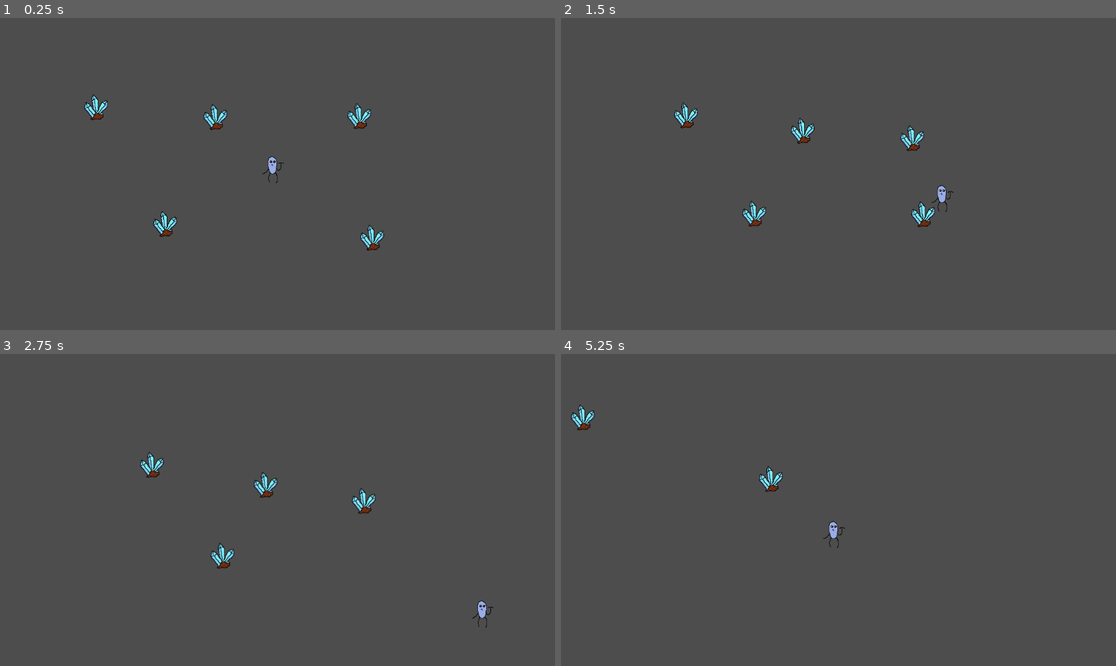
Above: before the commit, frames 1-4 (two rows, left to right).
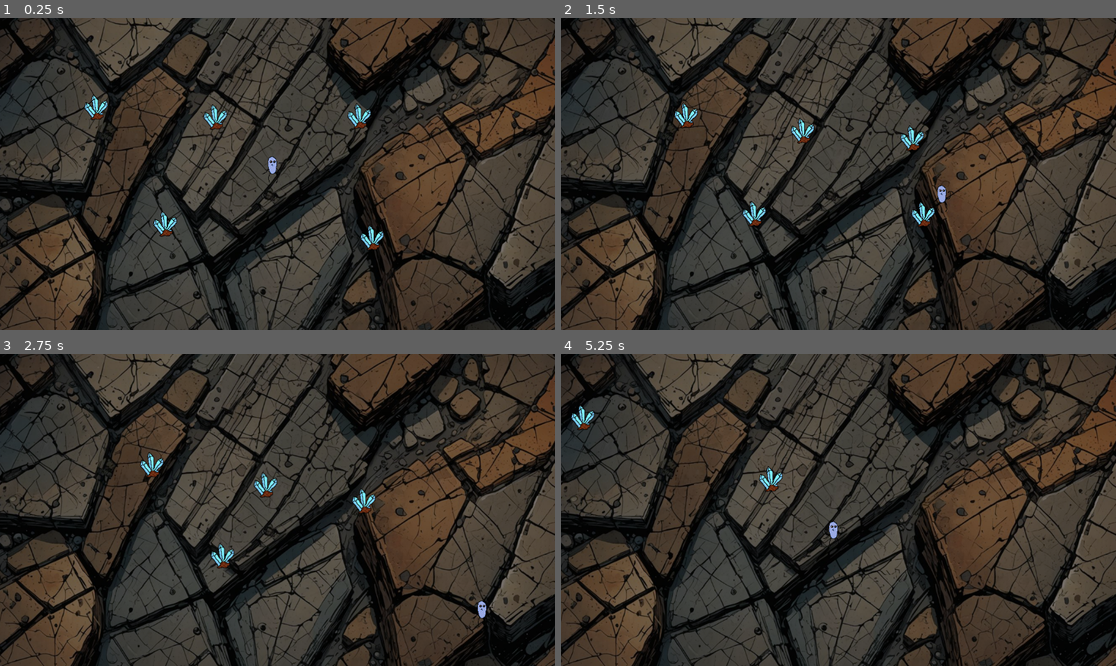
Above: after the commit, the same moments.

Repository: Lost-Rabbit-Digital/PickaxePioneer
Game: Godot game, scene res://mainGame.tscn
Two runs of this game, one before a commit and one after it. Both use one fixed random seed, a clock stepped at 60 frames per second and the inputs below.
Inputs:
- Up to frame 1 (0.25 s): no input
- Up to frame 2 (1.5 s): hold Right (ui_right) 0.53-1.28 s; hold Down (ui_down) from 1.28 s (still down)
- Up to frame 3 (2.75 s): release Down (ui_down) at 2.03 s; hold Right (ui_right) from 2.03 s (still down)
- Up to frame 4 (5.25 s): release Right (ui_right) at 2.78 s; hold Up (ui_up) 2.78-3.53 s; hold Left (ui_left) 3.53-5.03 s; hold Down (ui_down) from 5.03 s (still down)

The runs differ from the first frame. In frame 1, 66% of the frame differs, in the area x 0-100%, y 0-100%; in frame 2, 66%; in frame 3, 66%; in frame 4, 66%.

Commit message:
Adding background and seeking logic

Diff:
--- a/mainGame.tscn
+++ b/mainGame.tscn
@@ -1,15 +1,22 @@
-[gd_scene load_steps=6 format=3 uid="uid://dhoarc3cdxklh"]
+[gd_scene load_steps=7 format=3 uid="uid://dhoarc3cdxklh"]
 
 [ext_resource type="Script" path="res://PlayerCharacter.gd" id="1_8avol"]
 [ext_resource type="Texture2D" uid="uid://d2ydo7dis1gpy" path="res://basic_hero.png" id="2_1c2mr"]
 [ext_resource type="PackedScene" uid="uid://mm4p8wa1y38k" path="res://mineral.tscn" id="3_4fshc"]
 [ext_resource type="Script" path="res://mineral_spawner.gd" id="4_e52ow"]
+[ext_resource type="Texture2D" uid="uid://caj7bees44qsk" path="res://background.jpg" id="5_8fhnp"]
 
 [sub_resource type="CapsuleShape2D" id="CapsuleShape2D_k1s5n"]
 radius = 15.0
 height = 44.0
 
 [node name="Node2D" type="Node2D"]
+
+[node name="Sprite2D (Background)" type="Sprite2D" parent="."]
+modulate = Color(0.505882, 0.501961, 0.533333, 1)
+position = Vector2(572, 321)
+scale = Vector2(0.868533, 0.863146)
+texture = ExtResource("5_8fhnp")
 
 [node name="CharacterBody2D" type="CharacterBody2D" parent="."]
 position = Vector2(566, 312)
Binary file added: background.jpg
Not shown, added: background.jpg.import
